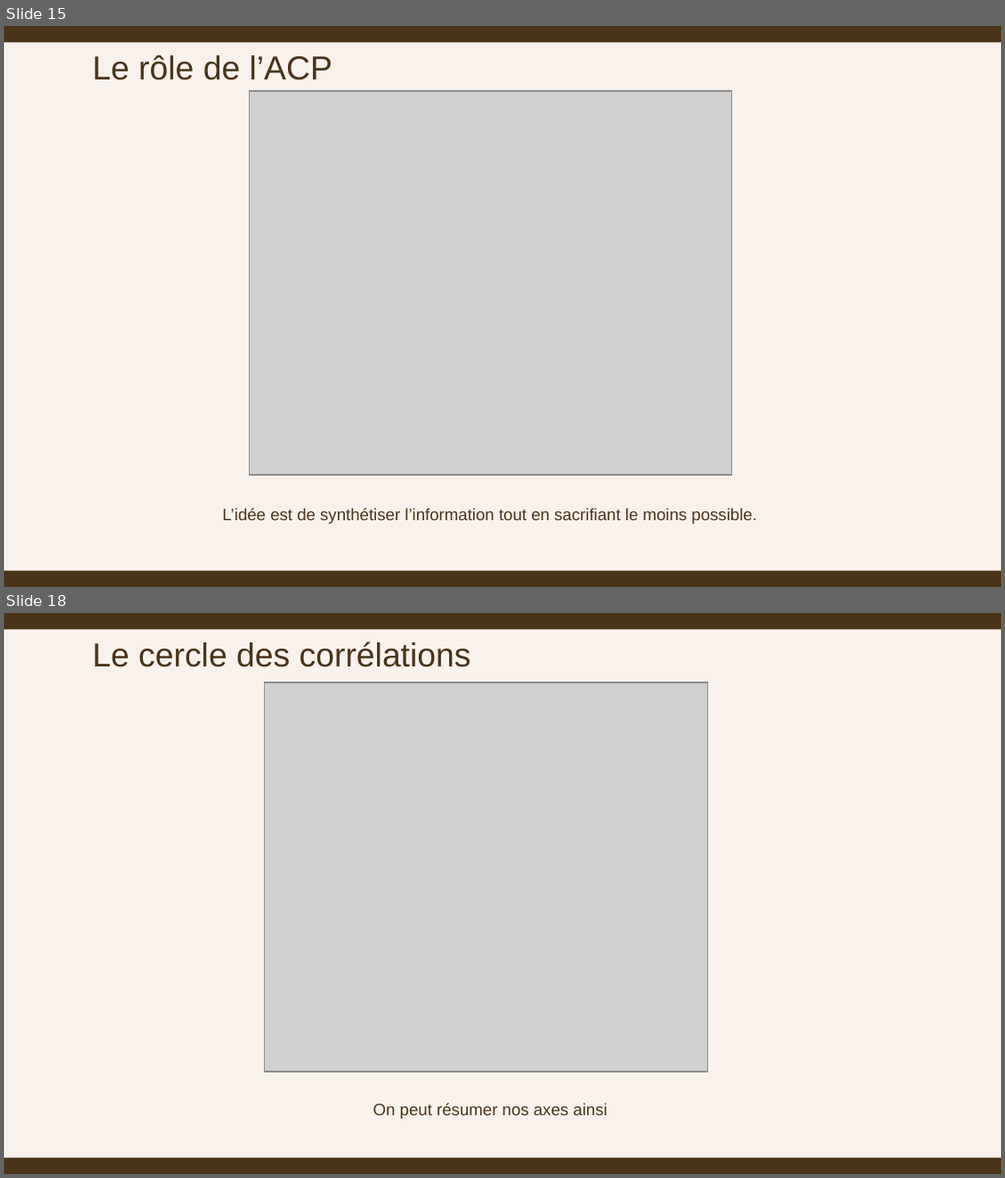
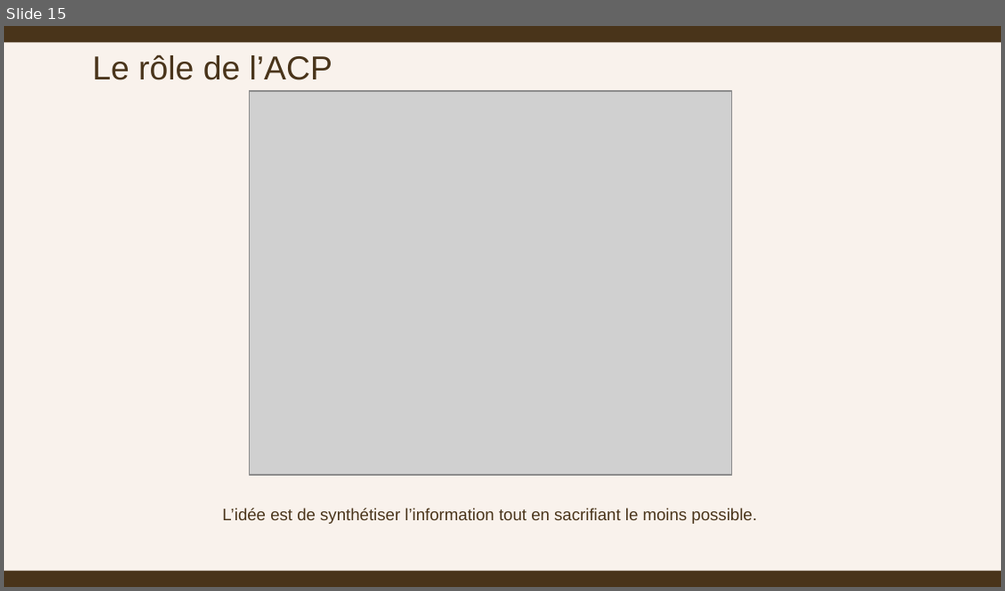
Before and after one commit to ziedbelhocine/Cours-OC, a slide deck: Data_Analyst/Projet_11/livrables/Zied_Belhocine_3_presentation_072026.pptx. Shown one above the other, each under a label of ours: slides 15 and 18 before the commit, slide 15 after it; the slides between them are not shown. The pictures are 1005x1178 and 1005x591 pixels, drawn with LibreOffice and Linux fonts; fonts in the diff are those of the drawing; grey boxes stand for pictures. Boxes give left, top, right and bottom in pixels: in the first picture for what was removed or moved away, otherwise in the second. Text is boxed around its words. In the diff, an @@ line names an element or a change of style, - is before the commit and + after.

```diff
--- a/Data_Analyst/Projet_11/livrables/Zied_Belhocine_3_presentation_072026.pptx
+++ b/Data_Analyst/Projet_11/livrables/Zied_Belhocine_3_presentation_072026.pptx
@@ slide 18 removed at (4, 613, 1001, 1174), background #F9F2EC; not listed: 2 template elements that a slide beside it also shows @@
@@ text removed at (92, 641, 471, 667) @@
-Le cercle des corrélations
@@ picture removed at (264, 682, 707, 1071) @@
@@ text removed at (373, 1103, 607, 1119) @@
-On peut résumer nos axes ainsi
```
Also in this commit, not shown: 7 slides changed, 2 slides added, 4 other slides removed, 25 other files.
